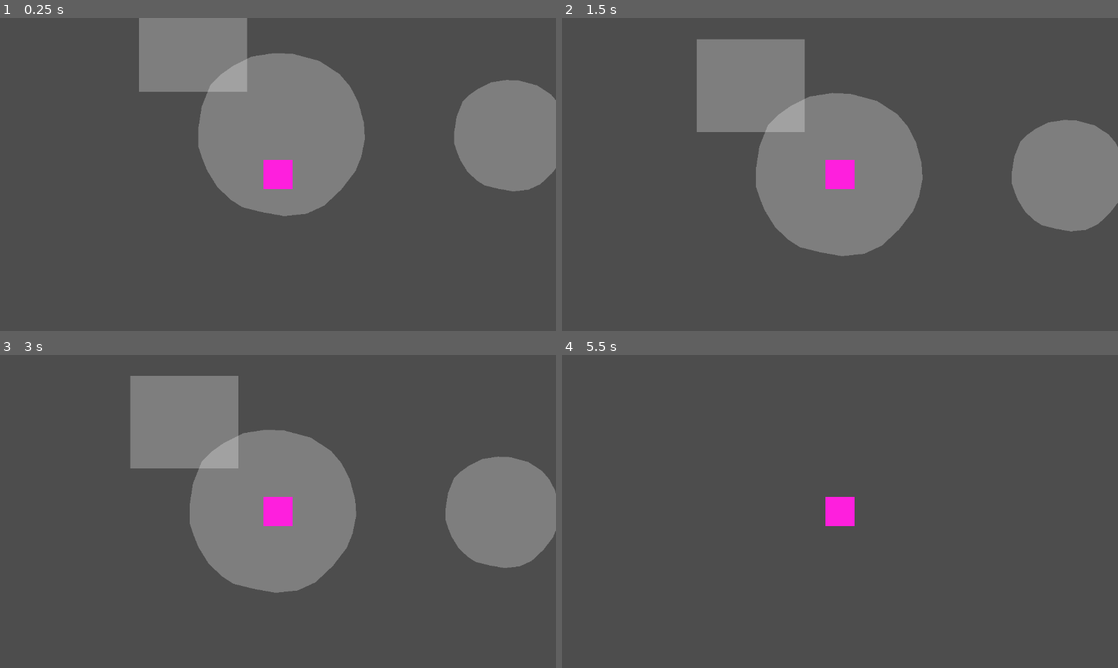
Above: before the commit, frames 1-4 (two rows, left to right).
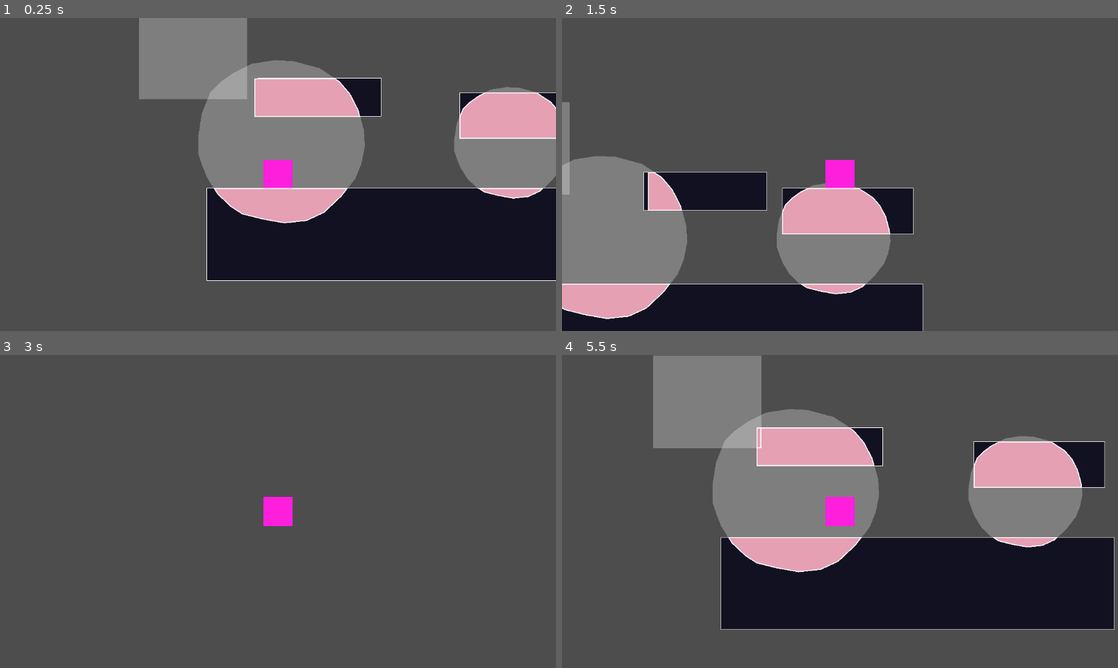
Above: after the commit, the same moments.

Repository: WeDoThingsHere/Godot-Jam-June-2025
Game: Godot game, scene res://scenes/platform_test.tscn
Same seed, same stepped clock (60 frames per second), same inputs: the game is played once before the commit and once after it.
Inputs:
- Up to frame 1 (0.25 s): no input
- Up to frame 2 (1.5 s): tap Enter (ui_accept) at 0.5 s; hold D (move_right) from 0.53 s (still down); tap Space (jump) at 0.77 s
- Up to frame 3 (3 s): tap Space (jump) at 1.52 s; release D (move_right) at 2.03 s; hold A (move_left) 2.03-2.78 s; hold D (move_right) from 2.78 s (still down)
- Up to frame 4 (5.5 s): tap Space (jump) at 3.02, 3.77, 4.52 s; release D (move_right) at 4.28 s; hold A (move_left) 4.28-5.03 s; hold D (move_right) from 5.03 s (still down)

The runs differ from the first frame. In frame 1, 26% of the frame differs, in the area x 25-100%, y 11-84%; in frame 2, 44%, in the area x 0-100%, y 6-100%; in frame 3, 23%; in frame 4, 43%.
Error before the commit: Out of bounds get index '0' (on base: 'Array[PackedVector2Array]') (res://scripts/platform_box.gd:20)

Commit message:
fixed erics weird collsion whastever

Diff:
--- a/scenes/platform_test.tscn
+++ b/scenes/platform_test.tscn
@@ -72,22 +72,34 @@
 uv = PackedVector2Array(-112, -40, -112, 56, 0, 56, 0, -40)
 
 [node name="PlatformBox" parent="." instance=ExtResource("1_clysx")]
-position = Vector2(138, -51)
+position = Vector2(106, -10)
 
 [node name="PlatformArea" parent="PlatformBox" index="0"]
 position = Vector2(59, 57)
 
+[node name="Bounds" parent="PlatformBox/PlatformArea" index="0"]
+polygon = PackedVector2Array(-168, -72, 240, -72, 240, 24, -168, 24)
+uv = PackedVector2Array(-168, -72, 240, -72, 240, 24, -168, 24)
+
 [node name="PlatformBox3" parent="." instance=ExtResource("1_clysx")]
-position = Vector2(138, -194)
+position = Vector2(400, -109)
 
 [node name="PlatformArea" parent="PlatformBox3" index="0"]
 position = Vector2(59, 57)
+
+[node name="Bounds" parent="PlatformBox3/PlatformArea" index="0"]
+polygon = PackedVector2Array(-200, -72, -64, -72, -64, -24, -200, -24)
+uv = PackedVector2Array(-200, -72, -64, -72, -64, -24, -200, -24)
 
 [node name="PlatformBox2" parent="." instance=ExtResource("1_clysx")]
 position = Vector2(97, -147)
 
 [node name="PlatformArea" parent="PlatformBox2" index="0"]
 position = Vector2(59, 57)
+
+[node name="Bounds" parent="PlatformBox2/PlatformArea" index="0"]
+polygon = PackedVector2Array(-136, -48, -8, -48, -8, -8, -136, -8)
+uv = PackedVector2Array(-136, -48, -8, -48, -32, -8, -136, -8)
 
 [node name="AnimationPlayer" type="AnimationPlayer" parent="PlatformBox2"]
 libraries = {
Not shown: 1 places in scenes/TestLevel.tscn that only renumber resources
Not shown: 1 places in test_level.tscn that only renumber resources
